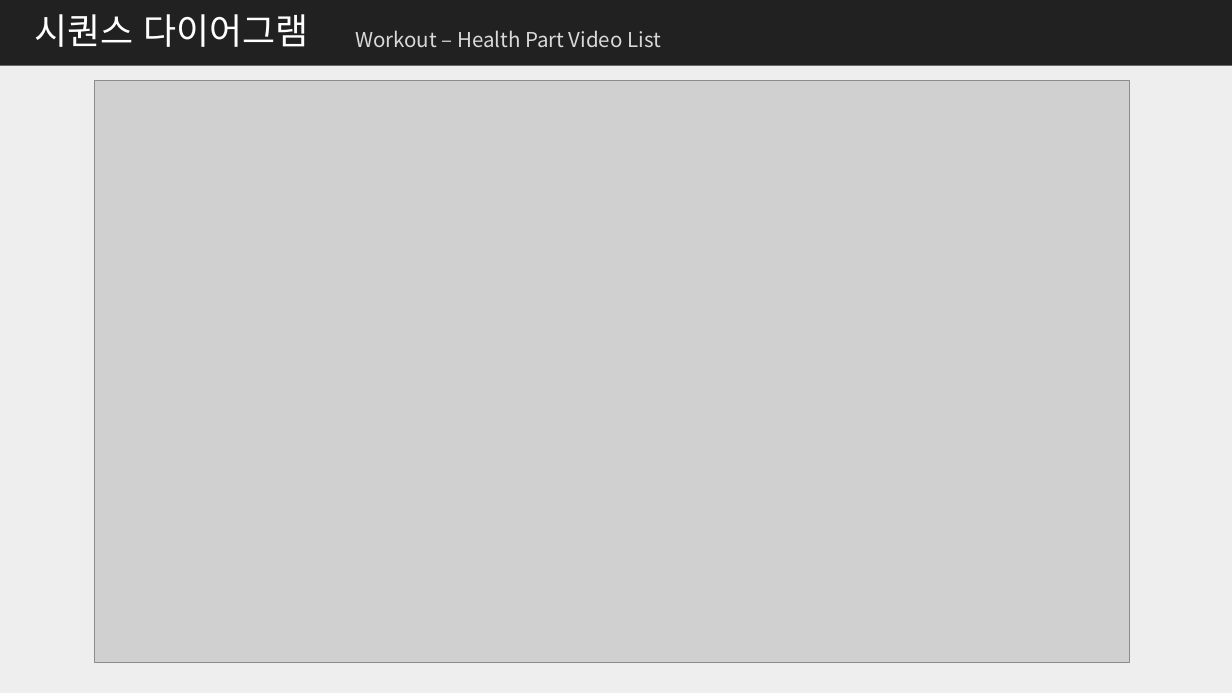
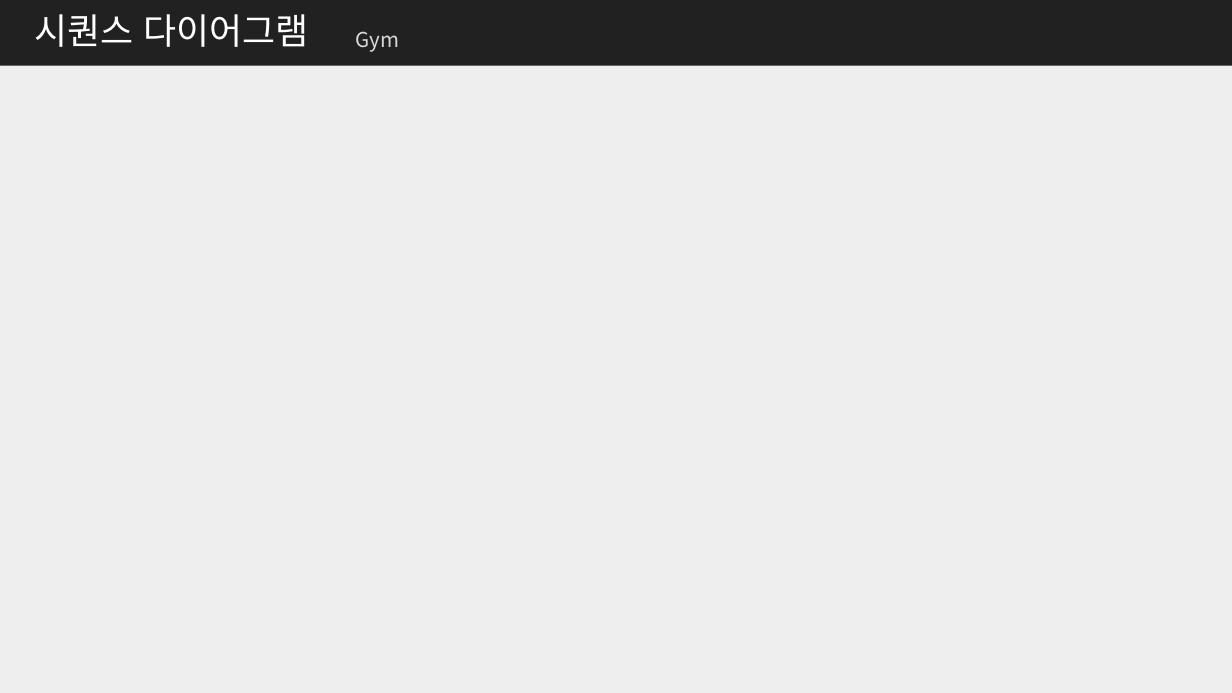
Before and after one commit to me0768/KHFinalProject, a slide deck: slide 26 of 보고서/클래스설계서_Final_Project.pptx (slide 35 before the commit). Drawn at 1232x693 pixels with LibreOffice and Linux fonts; fonts in the diff are those of the drawing; grey boxes stand for pictures. Boxes give left, top, right and bottom in pixels: in the first picture for what was removed or moved away, otherwise in the second. Text is boxed around its words. In the diff, an @@ line names an element or a change of style, - is before the commit and + after.

```diff
--- a/보고서/클래스설계서_Final_Project.pptx
+++ b/보고서/클래스설계서_Final_Project.pptx
@@ text at (355,31,399,52): text changed @@
-Workout – Health Part Video List
+Gym
@@ picture removed at (94,80,1129,664) @@
```
Also in this commit, not shown: 14 other slides changed, 6 slides removed, 16 other files.
